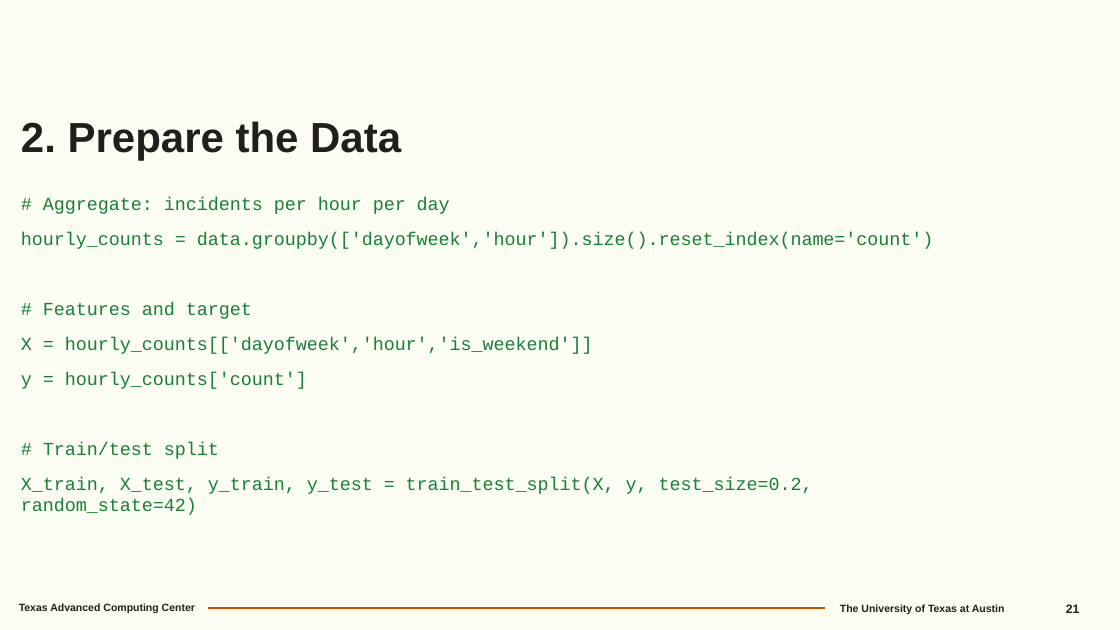
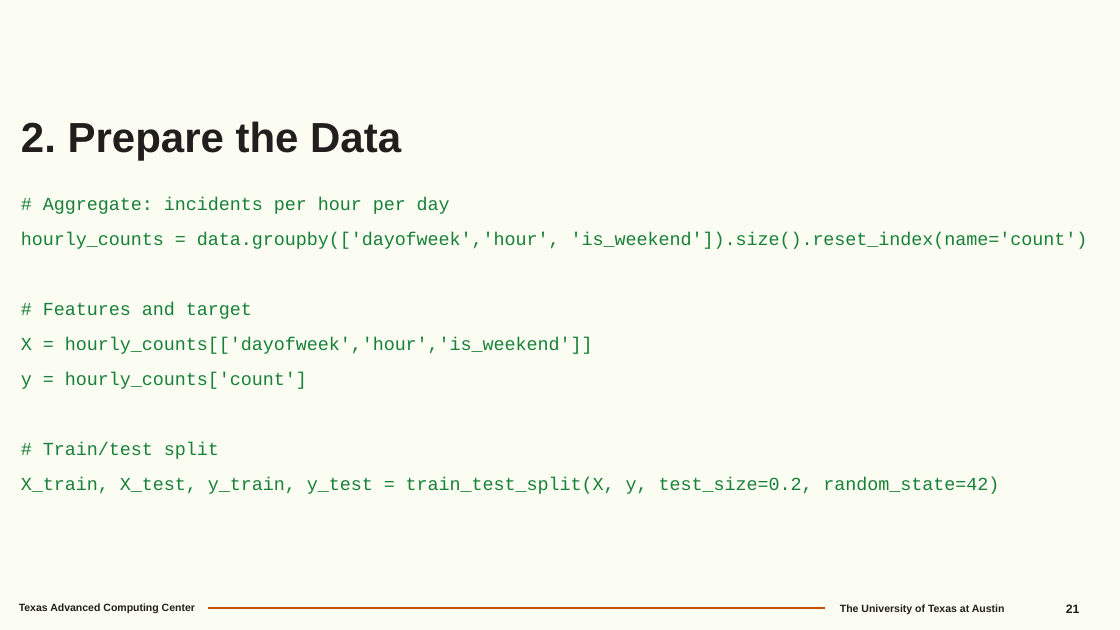
Before and after one commit to susanunit/CostaRicaAI, a slide deck: slide 21 of docs/RegressionForecasting.pptx. Drawn at 1120x630 pixels with LibreOffice and Linux fonts; fonts in the diff are those of the drawing; background and template pictures are left out. Boxes give left, top, right and bottom in pixels: in the first picture for what was removed or moved away, otherwise in the second. Text is boxed around its words. In the diff, an @@ line names an element or a change of style, - is before the commit and + after.

```diff
--- a/docs/RegressionForecasting.pptx
+++ b/docs/RegressionForecasting.pptx
@@ text at (21,232,1088,249): text changed @@
-hourly_counts = data.groupby(['dayofweek','hour']).size().reset_index(name='count')
+hourly_counts = data.groupby(['dayofweek','hour', 'is_weekend']).size().reset_index(name='count')
```
Also in this commit, not shown: 3 other files.
